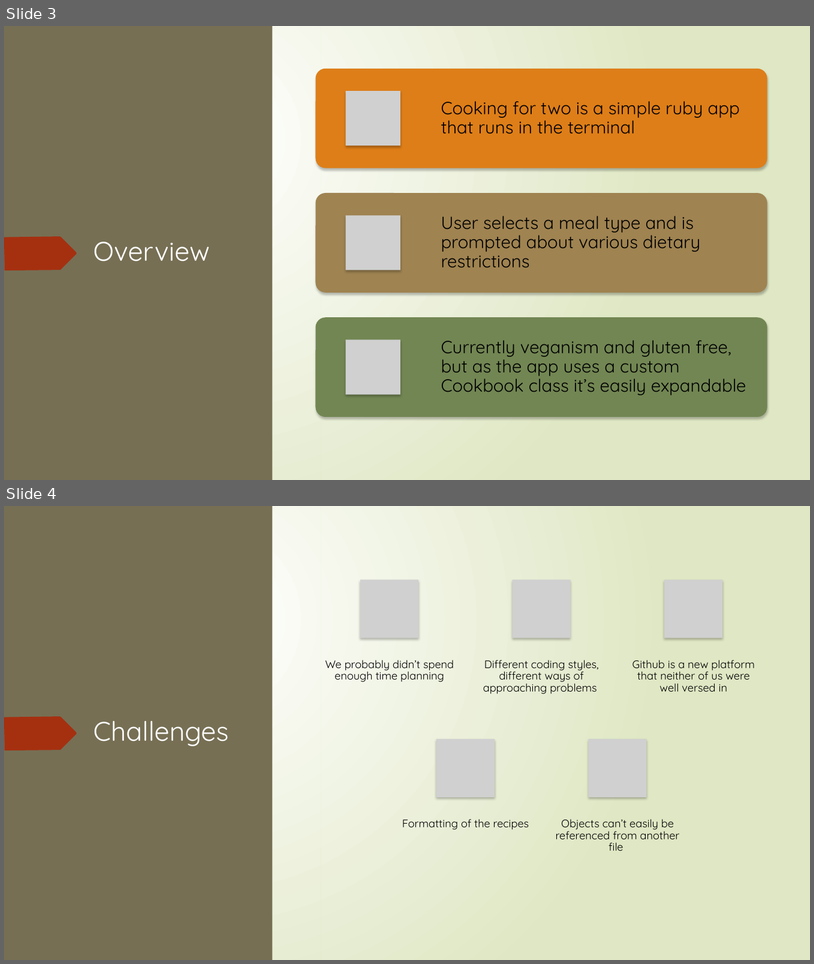
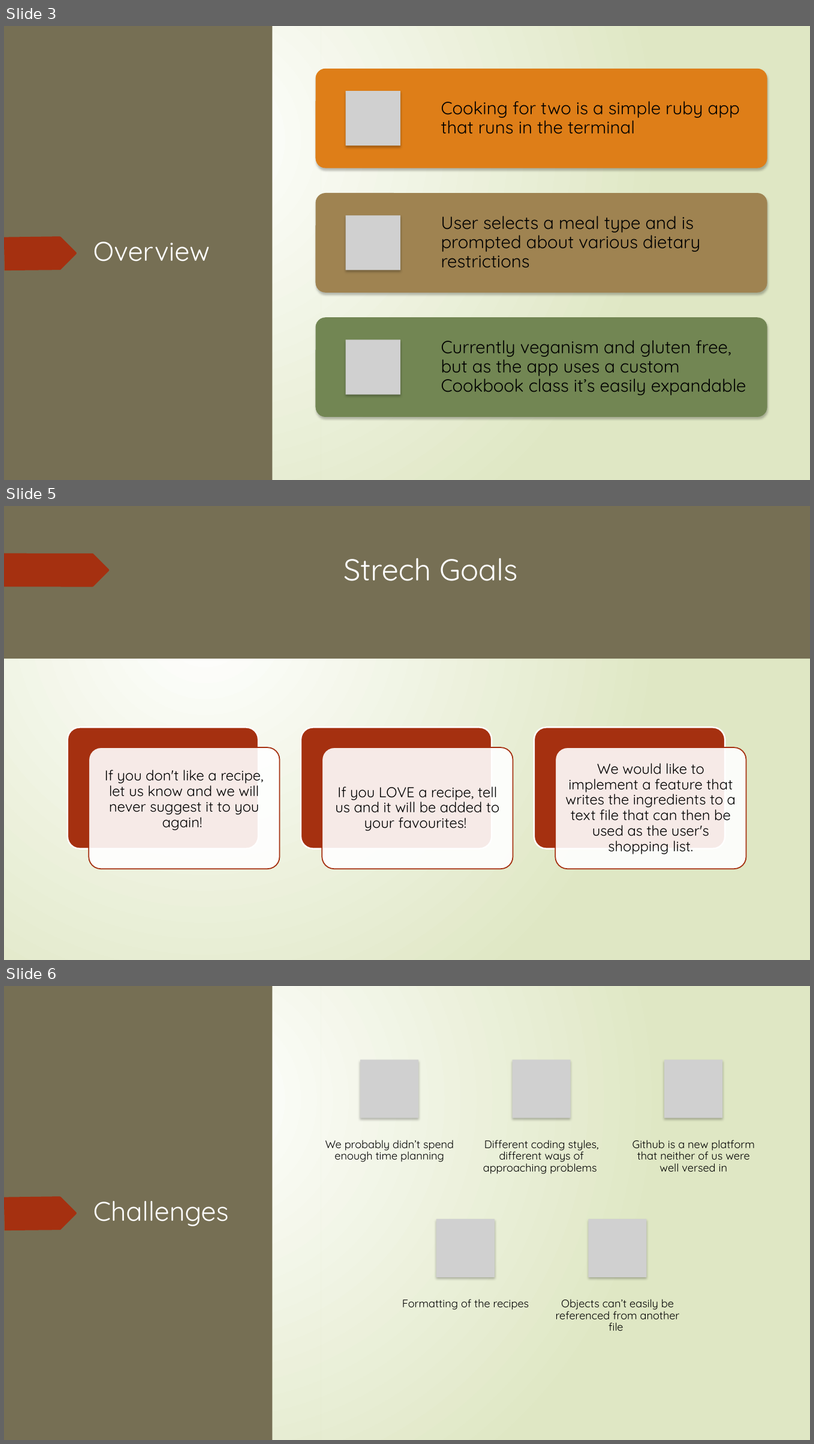
Before and after one commit to friari/cooking_for_two, a slide deck: ppt/cooking_for_two_presentation.pptx. Shown one above the other, each under a label of ours: slides 3 and 4 before the commit, slides 3, 5 and 6 after it; the slides between them are not shown. The pictures are 814x964 and 814x1444 pixels, drawn with LibreOffice and Linux fonts; fonts in the diff are those of the drawing; grey boxes stand for pictures. Boxes give left, top, right and bottom in pixels: in the first picture for what was removed or moved away, otherwise in the second. Text is boxed around its words. In the diff, an @@ line names an element or a change of style, - is before the commit and + after.

```diff
--- a/ppt/cooking_for_two_presentation.pptx
+++ b/ppt/cooking_for_two_presentation.pptx
@@ slide 5 added at bbox=[4, 506, 810, 960], background gradient #FFFFFF to #DFE8C4; not listed: 11 template elements that a slide beside it also shows @@
@@ rectangle added at bbox=[4, 506, 810, 960], fill gradient #FFFFFF to #DFE8C4 @@
@@ rectangle added at bbox=[4, 506, 810, 658], fill #766F54 @@
@@ freeform shape added at bbox=[4, 553, 109, 586], fill #A53010 @@
@@ title added at bbox=[344, 558, 518, 581], 36 pt, text #FFFFFF @@
+Strech Goals
@@ group added at bbox=[68, 727, 747, 869]: 6 rounded rectangles, 3 texts @@
+If you don't like a recipe, let us know and we will never suggest it to you again!
+If you LOVE a recipe, tell us and it will be added to your favourites!
+We would like to implement a feature that writes the ingredients to a text file that can then be used as the user's shopping list.
@@ group added at bbox=[11, 598, 193, 938]: 5 freeform shapes @@
@@ group added at bbox=[35, 591, 161, 943]: 7 freeform shapes @@
@@ what was slide 4 is now slide 6 @@
```
Also in this commit, not shown: 1 other slide added, 2 other files.
